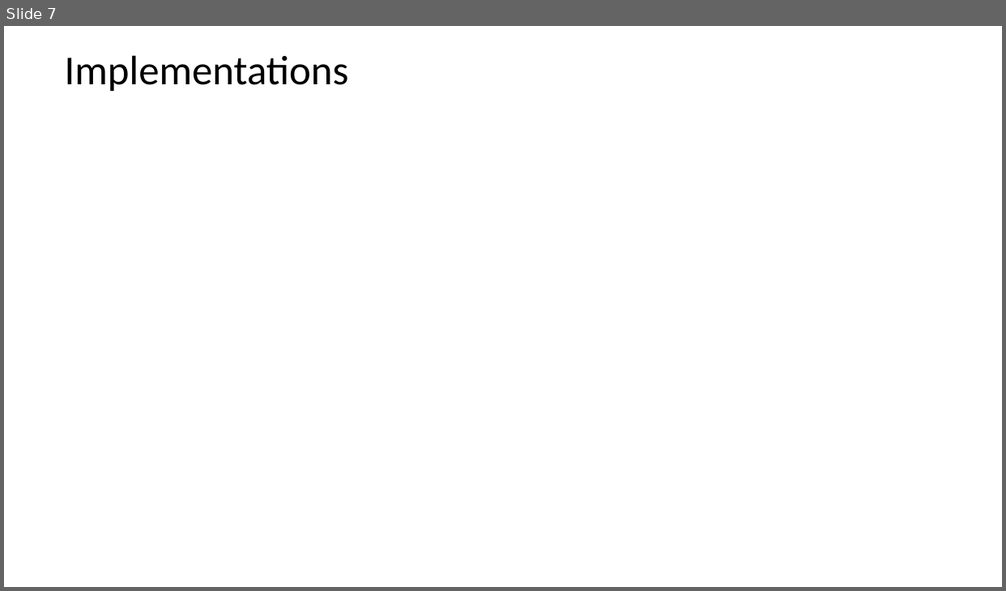
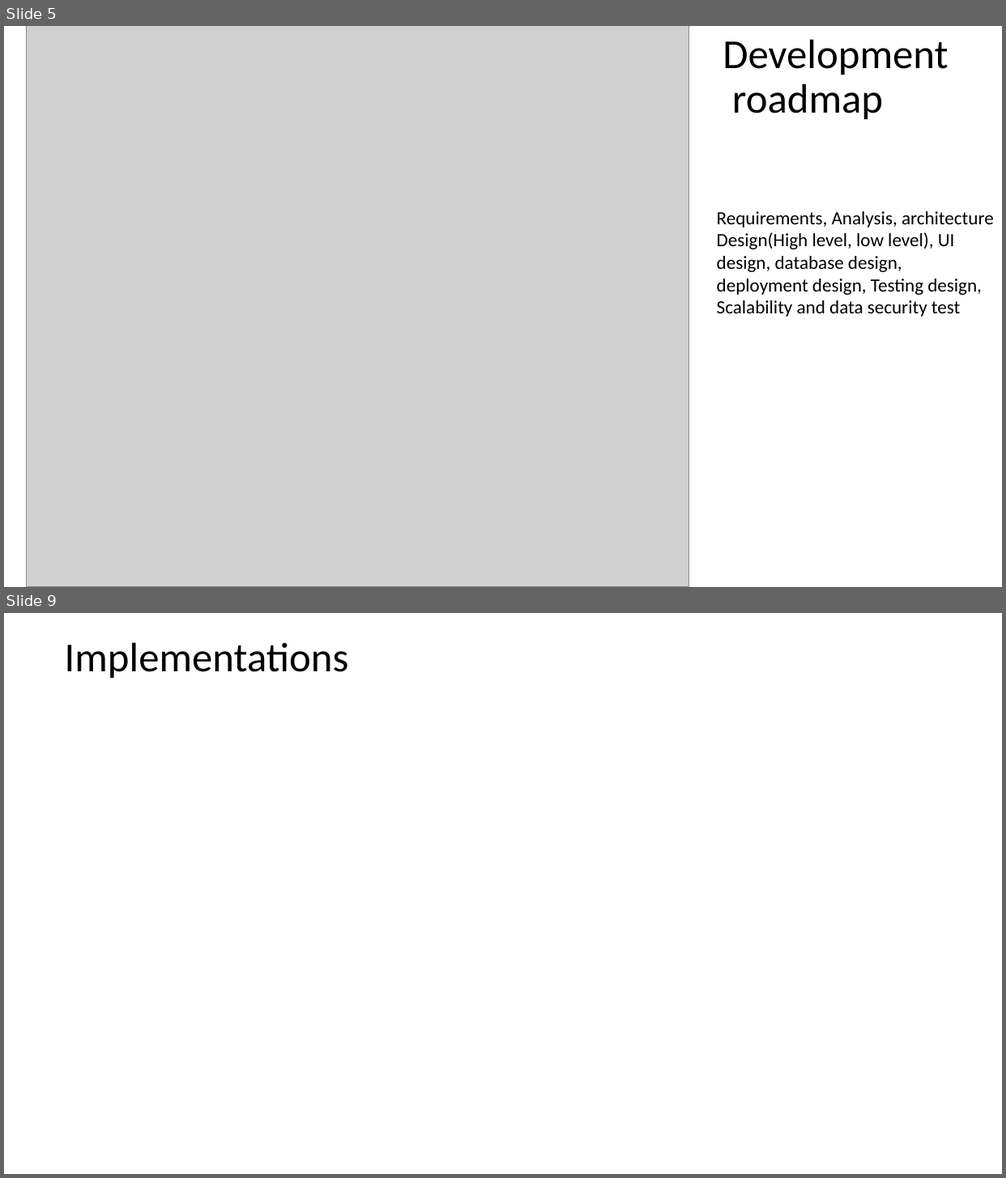
Before and after one commit to girish-thetechieguy/wealth-management-platform, a slide deck: jpm-wm-project-execution/2_Design/JPM_presentation.pptx. Shown one above the other, each under a label of ours: slide 7 before the commit, slides 5 and 9 after it; the slides between them are not shown. The pictures are 1006x591 and 1006x1178 pixels, drawn with LibreOffice and Linux fonts; fonts in the diff are those of the drawing; grey boxes stand for pictures. Boxes give left, top, right and bottom in pixels: in the first picture for what was removed or moved away, otherwise in the second. Text is boxed around its words. In the diff, an @@ line names an element or a change of style, - is before the commit and + after.

Commit message:
UI design is updated by removing redandant files

```diff
--- a/jpm-wm-project-execution/2_Design/JPM_presentation.pptx
+++ b/jpm-wm-project-execution/2_Design/JPM_presentation.pptx
@@ slide 5 added at (4,26,1002,587), background #FFFFFF @@
@@ picture added at (27,26,690,587) @@
@@ title added at (722,39,948,120), 39.6 pt, text #000000 @@
+Development
+roadmap
@@ text added at (717,211,994,317), 18 pt, text #000000 @@
+Requirements, Analysis, architecture Design(High level, low level), UI design, database design, deployment design, Testing design, Scalability and data security test
@@ what was slide 7 is now slide 9 @@
```
Also in this commit, not shown: 2 slides changed, 5 other slides added, 4 slides removed, 39 other files.
